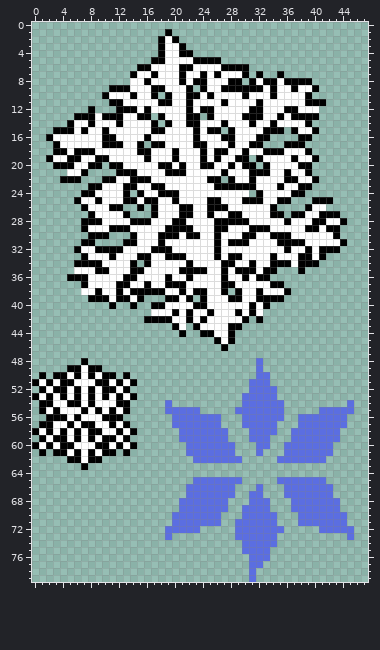
Sprite sheet: assets/fx-snowflake.png. Above, as it was before the edit.
The file is 48x80 pixels.
And afterwards:
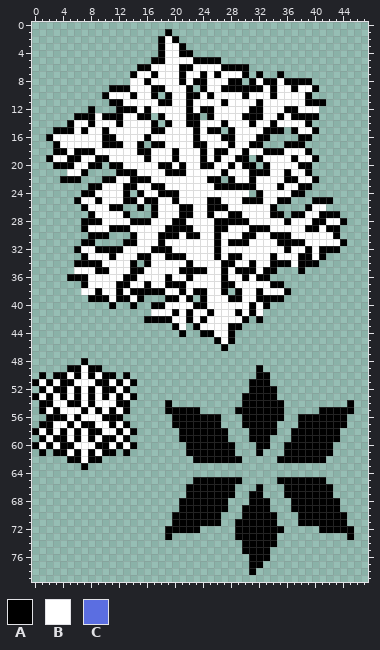
Palette (. is transparent): A #000000  B #ffffff  C #5b6ee1
Difference:
Colour A replaces colour C in row 49 at x 32; in row 50 at x 32 to 33; in row 51 at x 31 to 33; in row 52 at x 31 to 34; in row 53 at x 30 to 34; in row 54 at x 19, 30 to 35 and 45.
Colour A replaces colour C in row 55 at x 19 to 23, 29 to 35 and 41 to 45; in row 56 at x 20 to 26, 30 to 35 and 38 to 44; in row 57 at x 20 to 26, 30 to 34 and 38 to 44; in row 58 at x 21 to 27, 31 to 34 and 37 to 43; in row 59 at x 21 to 27, 31 to 33 and 37 to 43; in row 60 at x 22 to 28, 32 to 33 and 36 to 42.
Colour A replaces colour C in row 61 at x 22 to 28, 32 and 36 to 42; in row 62 at x 23 to 29 and 35 to 41; in row 65 at x 23 to 29 and 35 to 41; in row 66 at x 22 to 28, 32 and 36 to 42; in row 67 at x 22 to 28, 31 to 32 and 36 to 42; in row 68 at x 21 to 27, 31 to 33 and 37 to 43.
Colour A replaces colour C in row 69 at x 21 to 27, 30 to 33 and 37 to 43; in row 70 at x 20 to 26, 30 to 34 and 38 to 44; in row 71 at x 20 to 26, 29 to 34 and 38 to 44; in row 72 at x 19 to 23, 29 to 35 and 41 to 45; in row 73 at x 19, 29 to 34 and 45; in row 74 at x 30 to 34.
Colour A replaces colour C in row 75 at x 30 to 33; in row 76 at x 31 to 33; in row 77 at x 31 to 32; in row 78 at x 31.
Colour C is gone in row 48 at x 32; in row 79 at x 31.
Pixel boxes of the changes (left, top, right, bottom) in both pictures:
changed: (165, 358, 354, 582)
